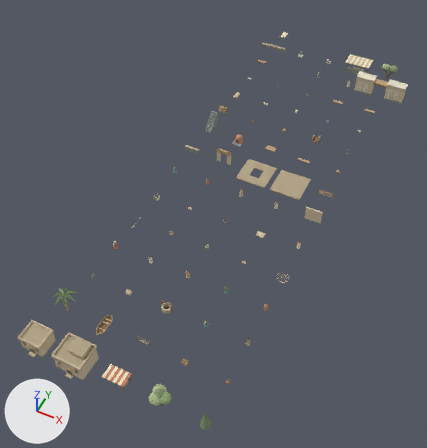
A saved change to the Blender file assets/source/galilee-kit.blend.
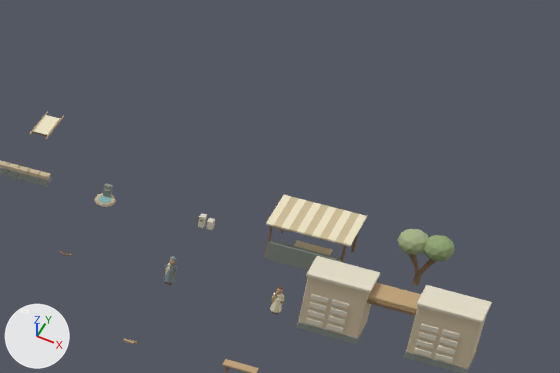
Each version appears first whole from a 50 mm lens placed at (44.0, -29.5, 78.8), pointed at (9.9, 38.7, -6.5), and next in a close-up on the part from 64% to 100% of the width and 0% to 23% of the height. Lighting does not change. The marker at lower left points along +X, +Y and +Z. The last two pictures show the newer version.

Objects in the first close-up: 'farm_shelter', 'split_olive', 'terrace_wall', 'town_gate' and 6 more.
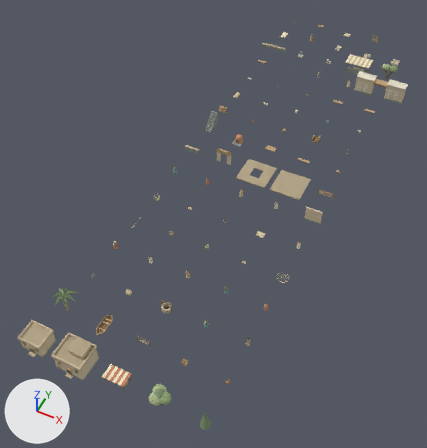
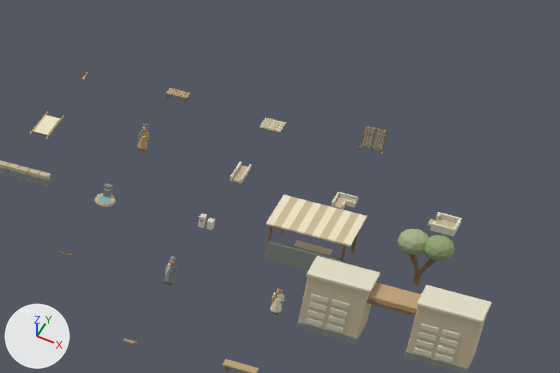
Where the change shows, as pixel boxes [x1, y1, x2, y2] in the close-ups (560 x 373 px):
'water_basin.005', added: after [428, 212, 462, 236]
'reed_screen.004', added (brown): after [358, 125, 388, 154]
'channel_bend.006', added: after [331, 192, 358, 210]
'channel_straight.004', added: after [230, 162, 251, 183]
'resting_mat.004', added: after [259, 117, 286, 132]
'leah_skin.004', added: after [137, 123, 149, 152]
    faces in mat_way_leah_ochre_004 (beige #d3a86f): [137, 131, 149, 149]
'supply_rack.003', added: after [166, 88, 190, 106]

What the commit changed:
Material 'way_leah_ochre.004' (mat_way_leah_ochre_004) is new.
Its base color is (0.65, 0.39, 0.16) (beige #d3a86f).
Its roughness is 0.95.
Mesh me_cone_3132 is new.
It has 196 vertices, 142 faces and spans x -0.84..0.84, y -0.28..0.28, z 0.0..1.65.
It uses material mat_way_vertex_palette.
Mesh me_cube_1683 is new.
It has 104 vertices, 78 faces and spans x -0.75..0.75, y -0.68..0.68, z 0.0..0.06.
It uses material mat_way_vertex_palette.
Mesh me_cone_3128 is new.
It has 104 vertices, 74 faces and spans x -0.76..0.76, y -0.38..0.38, z 0.0..0.67.
It uses material mat_way_vertex_palette.
Mesh me_cube_1666 is new.
It consists of a box spanning x -0.68..0.68, y -0.68..0.68, z 0.0..0.16; a box spanning x -0.8..0.8, y -0.78..-0.62, z 0.0..0.48; a box spanning x -0.78..-0.62, y -0.62..-0.35, z 0.0..0.48; a box spanning x -0.8..0.8, y 0.62..0.78, z 0.0..0.48; a box spanning x -0.78..-0.62, y 0.35..0.62, z 0.0..0.48; a box spanning x 0.62..0.78, y -0.62..0.62, z 0.0..0.48; a box spanning x -1.1..-0.7, y -0.29..0.29, z 0.0..0.16.
It uses material mat_way_vertex_palette.
Mesh me_cube_1659 is new.
It consists of a box spanning x -0.29..0.29, y -1.0..-0.29, z 0.0..0.12; a box spanning x -0.29..0.29, y -0.29..0.29, z 0.0..0.12; a box spanning x 0.29..1.0, y -0.29..0.29, z 0.0..0.12; a box spanning x -0.41..-0.29, y -1.0..0.29, z 0.0..0.34; a box spanning x -0.35..1.0, y 0.29..0.41, z 0.0..0.34; a box spanning x 0.29..0.41, y -1.0..-0.29, z 0.0..0.34; a box spanning x 0.41..1.0, y -0.41..-0.29, z 0.0..0.34.
It uses material mat_way_vertex_palette.
Mesh me_cube_1656 is new.
It consists of a box spanning x -0.29..0.29, y -1.0..1.0, z 0.0..0.12; a box spanning x -0.41..-0.29, y -1.0..1.0, z 0.0..0.34; a box spanning x 0.29..0.41, y -1.0..1.0, z 0.0..0.34.
It uses material mat_way_vertex_palette.
Mesh me_cube_1648 is new.
It has 282 vertices, 294 faces and spans x -0.4..0.4, y -0.36..0.36, z 0.01..1.9.
Faces by material slot: [58, 126, 52, 20, 38].
It uses material mat_way_olive_wood (brown #8e7355).
It uses material mat_way_warm_skin (brown #c59e7c).
It uses material mat_way_leah_ochre_004 (beige #d3a86f).
It uses material mat_way_dark_hair (brown #615545).
It uses material mat_way_dyed_teal (cyan #73a29e).
Object 'reed_screen.004' (ob_reed_screen_004) is new; it shows me_cone_3132.
Its location is (21.0, 105.0, 0.0).
Object 'resting_mat.004' (ob_resting_mat_004) is new; it shows me_cube_1683.
Its location is (14.0, 105.0, 0.0).
Object 'supply_rack.003' (ob_supply_rack_003) is new; it shows me_cone_3128.
Its location is (7.0, 105.0, 0.0).
Object 'water_basin.005' (ob_water_basin_005) is new; it shows me_cube_1666.
Its location is (28.0, 98.0, 0.0).
Object 'channel_bend.006' (ob_channel_bend_006) is new; it shows me_cube_1659.
Its location is (21.0, 98.0, 0.0).
Object 'channel_straight.004' (ob_channel_straight_004) is new; it shows me_cube_1656.
Its location is (14.0, 98.0, 0.0).
Object 'leah_skin.004' (ob_leah_skin_004) is new; it shows me_cube_1648.
Its location is (7.0, 98.0, 0.0).
